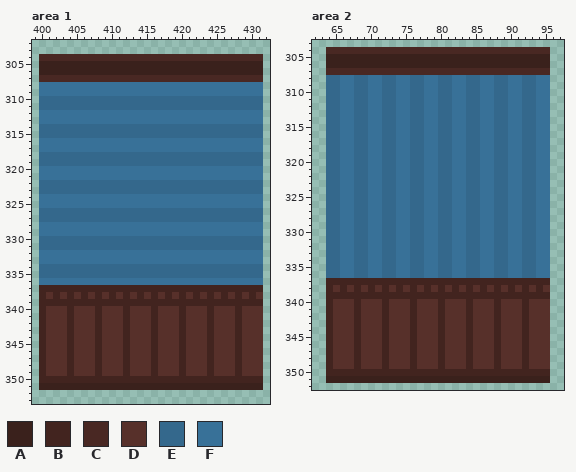
Edited in one commit: pixel-art file (Game_House_asets.aseprite). Above: the version before the commit.
889x1000 pixels, 1 frame. Colours within 5 levels of each other are drawn and written as one. Shown: area 1: x 399..432, y 302..353; area 2: x 62..97, y 303..352. The commit also changed other parts of the picture, which this record leaves out.
Palette (. is transparent): A #3a211c  B #42241f  C #492823  D #57302a  E #34688c  F #387198
Pixels before, area 1, first column x 400:
304 CCCCCCCCCCCCCCCCCCCCCCCCCCCCCCCC
305 AAAAAAAAAAAAAAAAAAAAAAAAAAAAAAAA
306 AAAAAAAAAAAAAAAAAAAAAAAAAAAAAAAA
307 CCCCCCCCCCCCCCCCCCCCCCCCCCCCCCCC
308 FFFFFFFFFFFFFFFFFFFFFFFFFFFFFFFF
309 FFFFFFFFFFFFFFFFFFFFFFFFFFFFFFFF
310 EEEEEEEEEEEEEEEEEEEEEEEEEEEEEEEE
311 EEEEEEEEEEEEEEEEEEEEEEEEEEEEEEEE
312 FFFFFFFFFFFFFFFFFFFFFFFFFFFFFFFF
313 FFFFFFFFFFFFFFFFFFFFFFFFFFFFFFFF
314 EEEEEEEEEEEEEEEEEEEEEEEEEEEEEEEE
315 EEEEEEEEEEEEEEEEEEEEEEEEEEEEEEEE
316 FFFFFFFFFFFFFFFFFFFFFFFFFFFFFFFF
317 FFFFFFFFFFFFFFFFFFFFFFFFFFFFFFFF
318 EEEEEEEEEEEEEEEEEEEEEEEEEEEEEEEE
319 EEEEEEEEEEEEEEEEEEEEEEEEEEEEEEEE
320 FFFFFFFFFFFFFFFFFFFFFFFFFFFFFFFF
321 FFFFFFFFFFFFFFFFFFFFFFFFFFFFFFFF
322 EEEEEEEEEEEEEEEEEEEEEEEEEEEEEEEE
323 EEEEEEEEEEEEEEEEEEEEEEEEEEEEEEEE
324 FFFFFFFFFFFFFFFFFFFFFFFFFFFFFFFF
325 FFFFFFFFFFFFFFFFFFFFFFFFFFFFFFFF
326 EEEEEEEEEEEEEEEEEEEEEEEEEEEEEEEE
327 EEEEEEEEEEEEEEEEEEEEEEEEEEEEEEEE
328 FFFFFFFFFFFFFFFFFFFFFFFFFFFFFFFF
329 FFFFFFFFFFFFFFFFFFFFFFFFFFFFFFFF
330 EEEEEEEEEEEEEEEEEEEEEEEEEEEEEEEE
331 EEEEEEEEEEEEEEEEEEEEEEEEEEEEEEEE
332 FFFFFFFFFFFFFFFFFFFFFFFFFFFFFFFF
333 FFFFFFFFFFFFFFFFFFFFFFFFFFFFFFFF
334 EEEEEEEEEEEEEEEEEEEEEEEEEEEEEEEE
335 EEEEEEEEEEEEEEEEEEEEEEEEEEEEEEEE
336 FFFFFFFFFFFFFFFFFFFFFFFFFFFFFFFF
337 BBBBBBBBBBBBBBBBBBBBBBBBBBBBBBBB
338 BDBDBDBDBDBDBDBDBDBDBDBDBDBDBDBD
339 BBBBBBBBBBBBBBBBBBBBBBBBBBBBBBBB
340 BDDDBDDDBDDDBDDDBDDDBDDDBDDDBDDD
341 BDDDBDDDBDDDBDDDBDDDBDDDBDDDBDDD
342 BDDDBDDDBDDDBDDDBDDDBDDDBDDDBDDD
343 BDDDBDDDBDDDBDDDBDDDBDDDBDDDBDDD
344 BDDDBDDDBDDDBDDDBDDDBDDDBDDDBDDD
345 BDDDBDDDBDDDBDDDBDDDBDDDBDDDBDDD
346 BDDDBDDDBDDDBDDDBDDDBDDDBDDDBDDD
347 BDDDBDDDBDDDBDDDBDDDBDDDBDDDBDDD
348 BDDDBDDDBDDDBDDDBDDDBDDDBDDDBDDD
349 BDDDBDDDBDDDBDDDBDDDBDDDBDDDBDDD
350 BBBBBBBBBBBBBBBBBBBBBBBBBBBBBBBB
351 AAAAAAAAAAAAAAAAAAAAAAAAAAAAAAAA
Pixels before, area 2, first column x 64:
304 CCCCCCCCCCCCCCCCCCCCCCCCCCCCCCCC
305 AAAAAAAAAAAAAAAAAAAAAAAAAAAAAAAA
306 AAAAAAAAAAAAAAAAAAAAAAAAAAAAAAAA
307 CCCCCCCCCCCCCCCCCCCCCCCCCCCCCCCC
308 EEFFEEFFEEFFEEFFEEFFEEFFEEFFEEFF
309 EEFFEEFFEEFFEEFFEEFFEEFFEEFFEEFF
310 EEFFEEFFEEFFEEFFEEFFEEFFEEFFEEFF
311 EEFFEEFFEEFFEEFFEEFFEEFFEEFFEEFF
312 EEFFEEFFEEFFEEFFEEFFEEFFEEFFEEFF
313 EEFFEEFFEEFFEEFFEEFFEEFFEEFFEEFF
314 EEFFEEFFEEFFEEFFEEFFEEFFEEFFEEFF
315 EEFFEEFFEEFFEEFFEEFFEEFFEEFFEEFF
316 EEFFEEFFEEFFEEFFEEFFEEFFEEFFEEFF
317 EEFFEEFFEEFFEEFFEEFFEEFFEEFFEEFF
318 EEFFEEFFEEFFEEFFEEFFEEFFEEFFEEFF
319 EEFFEEFFEEFFEEFFEEFFEEFFEEFFEEFF
320 EEFFEEFFEEFFEEFFEEFFEEFFEEFFEEFF
321 EEFFEEFFEEFFEEFFEEFFEEFFEEFFEEFF
322 EEFFEEFFEEFFEEFFEEFFEEFFEEFFEEFF
323 EEFFEEFFEEFFEEFFEEFFEEFFEEFFEEFF
324 EEFFEEFFEEFFEEFFEEFFEEFFEEFFEEFF
325 EEFFEEFFEEFFEEFFEEFFEEFFEEFFEEFF
326 EEFFEEFFEEFFEEFFEEFFEEFFEEFFEEFF
327 EEFFEEFFEEFFEEFFEEFFEEFFEEFFEEFF
328 EEFFEEFFEEFFEEFFEEFFEEFFEEFFEEFF
329 EEFFEEFFEEFFEEFFEEFFEEFFEEFFEEFF
330 EEFFEEFFEEFFEEFFEEFFEEFFEEFFEEFF
331 EEFFEEFFEEFFEEFFEEFFEEFFEEFFEEFF
332 EEFFEEFFEEFFEEFFEEFFEEFFEEFFEEFF
333 EEFFEEFFEEFFEEFFEEFFEEFFEEFFEEFF
334 EEFFEEFFEEFFEEFFEEFFEEFFEEFFEEFF
335 EEFFEEFFEEFFEEFFEEFFEEFFEEFFEEFF
336 EEFFEEFFEEFFEEFFEEFFEEFFEEFFEEFF
337 BBBBBBBBBBBBBBBBBBBBBBBBBBBBBBBB
338 BDBDBDBDBDBDBDBDBDBDBDBDBDBDBDBD
339 BBBBBBBBBBBBBBBBBBBBBBBBBBBBBBBB
340 BDDDBDDDBDDDBDDDBDDDBDDDBDDDBDDD
341 BDDDBDDDBDDDBDDDBDDDBDDDBDDDBDDD
342 BDDDBDDDBDDDBDDDBDDDBDDDBDDDBDDD
343 BDDDBDDDBDDDBDDDBDDDBDDDBDDDBDDD
344 BDDDBDDDBDDDBDDDBDDDBDDDBDDDBDDD
345 BDDDBDDDBDDDBDDDBDDDBDDDBDDDBDDD
346 BDDDBDDDBDDDBDDDBDDDBDDDBDDDBDDD
347 BDDDBDDDBDDDBDDDBDDDBDDDBDDDBDDD
348 BDDDBDDDBDDDBDDDBDDDBDDDBDDDBDDD
349 BDDDBDDDBDDDBDDDBDDDBDDDBDDDBDDD
350 BBBBBBBBBBBBBBBBBBBBBBBBBBBBBBBB
351 AAAAAAAAAAAAAAAAAAAAAAAAAAAAAAAA
After the commit:
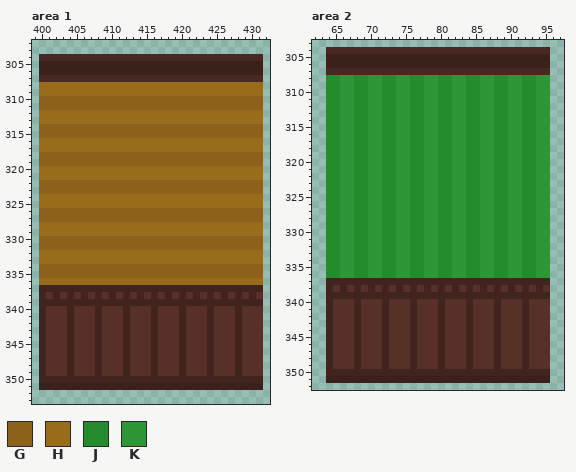
Colours new in this view: G #8c611b  H #986c1b  J #248c2d  K #2e9635
Changes in this commit:
Area 1:
y 308..309: x 400..431 FFFFFFFFFFFFFFFFFFFFFFFFFFFFFFFF -> HHHHHHHHHHHHHHHHHHHHHHHHHHHHHHHH
y 310..311: x 400..431 EEEEEEEEEEEEEEEEEEEEEEEEEEEEEEEE -> GGGGGGGGGGGGGGGGGGGGGGGGGGGGGGGG
y 312..313: x 400..431 FFFFFFFFFFFFFFFFFFFFFFFFFFFFFFFF -> HHHHHHHHHHHHHHHHHHHHHHHHHHHHHHHH
y 314..315: x 400..431 EEEEEEEEEEEEEEEEEEEEEEEEEEEEEEEE -> GGGGGGGGGGGGGGGGGGGGGGGGGGGGGGGG
y 316..317: x 400..431 FFFFFFFFFFFFFFFFFFFFFFFFFFFFFFFF -> HHHHHHHHHHHHHHHHHHHHHHHHHHHHHHHH
y 318..319: x 400..431 EEEEEEEEEEEEEEEEEEEEEEEEEEEEEEEE -> GGGGGGGGGGGGGGGGGGGGGGGGGGGGGGGG
y 320..321: x 400..431 FFFFFFFFFFFFFFFFFFFFFFFFFFFFFFFF -> HHHHHHHHHHHHHHHHHHHHHHHHHHHHHHHH
y 322..323: x 400..431 EEEEEEEEEEEEEEEEEEEEEEEEEEEEEEEE -> GGGGGGGGGGGGGGGGGGGGGGGGGGGGGGGG
y 324..325: x 400..431 FFFFFFFFFFFFFFFFFFFFFFFFFFFFFFFF -> HHHHHHHHHHHHHHHHHHHHHHHHHHHHHHHH
y 326..327: x 400..431 EEEEEEEEEEEEEEEEEEEEEEEEEEEEEEEE -> GGGGGGGGGGGGGGGGGGGGGGGGGGGGGGGG
y 328..329: x 400..431 FFFFFFFFFFFFFFFFFFFFFFFFFFFFFFFF -> HHHHHHHHHHHHHHHHHHHHHHHHHHHHHHHH
y 330..331: x 400..431 EEEEEEEEEEEEEEEEEEEEEEEEEEEEEEEE -> GGGGGGGGGGGGGGGGGGGGGGGGGGGGGGGG
y 332..333: x 400..431 FFFFFFFFFFFFFFFFFFFFFFFFFFFFFFFF -> HHHHHHHHHHHHHHHHHHHHHHHHHHHHHHHH
y 334..335: x 400..431 EEEEEEEEEEEEEEEEEEEEEEEEEEEEEEEE -> GGGGGGGGGGGGGGGGGGGGGGGGGGGGGGGG
y 336: x 400..431 FFFFFFFFFFFFFFFFFFFFFFFFFFFFFFFF -> HHHHHHHHHHHHHHHHHHHHHHHHHHHHHHHH
Area 2:
y 308..336: x 64..95 EEFFEEFFEEFFEEFFEEFFEEFFEEFFEEFF -> JJKKJJKKJJKKJJKKJJKKJJKKJJKKJJKK
